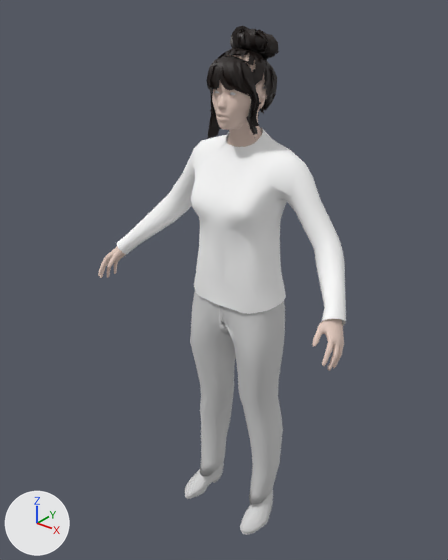
A saved change to the glTF model assets/people/mh/haruka.lod.glb.
The view is the same before and after, from a 50 mm camera at (1.122, -1.427, -8.063) aimed at (-0.056, 0.045, -8.976). Lighting does not change. The marker at lower left points along +X, +Y and +Z. The first picture is the older version. Vertices at exactly the same position are counted once.

Objects in the first picture: 'body', 'clothes:mindfront_knitted_sweater_02', 'clothes:toigo_ankle_boots_female', 'clothes:toigo_wool_pants', 'head', 'mh_hair:Hair_S_Updo'.
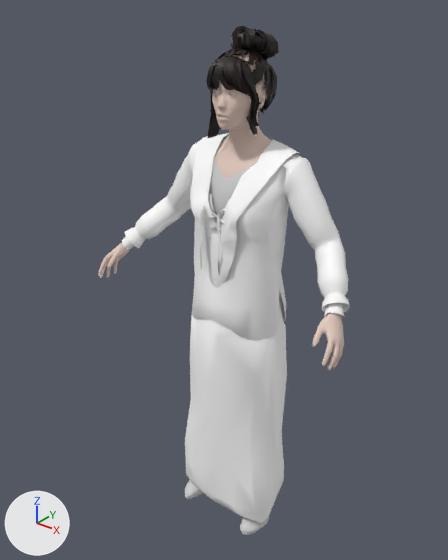
Pixel boxes [x1, y1, x2, y2] of what changed, in the pictures (448 x 560 px):
'clothes:mindfront_knitted_sweater_02', reshaped: before [117, 127, 346, 325]; after [125, 133, 350, 341]
'clothes:mindfront_f_dress_09', added: after [122, 149, 344, 522]
'clothes:toigo_wool_pants', deleted: before [190, 291, 285, 505]
'clothes:elvs_ruffle_sleeve_peasant_blouse_1', added: after [209, 136, 252, 227]
'clothes:toigo_ankle_boots_female', unchanged, covered by the edit: before [185, 462, 273, 534]; after [185, 480, 270, 534]

Diff of the bpy script that builds the scene:
```diff
--- a/assets/people/mh/haruka.lod.glb.py
+++ b/assets/people/mh/haruka.lod.glb.py
@@ mat_clothes_punkduck_lace_up_blouse @@
+mat_clothes_punkduck_lace_up_blouse = principled_material('clothes:punkduck_lace_up_blouse')
+mat_clothes_punkduck_lace_up_blouse.base_color = (1.0, 1.0, 1.0)  # white #ffffff
@@ mat_clothes_elvs_ruffle_sleeve_peasant_blouse_1 @@
+mat_clothes_elvs_ruffle_sleeve_peasant_blouse_1 = principled_material('clothes:elvs_ruffle_sleeve_peasant_blouse_1')
+mat_clothes_elvs_ruffle_sleeve_peasant_blouse_1.base_color = (0.64, 0.64, 0.64)  # light grey #d1d1d1
@@ me_clothes_mindfront_knitted_sweater_02 @@
 # used by ob_clothes_mindfront_knitted_sweater_02; location = (0.0, 0.0, 0.0)
-me_clothes_mindfront_knitted_sweater_02.from_pydata(...)  # 410 vertices, 757 faces; spans x -0.465..0.444, y -0.091..0.187, z -9.026..-8.47
-me_clothes_mindfront_knitted_sweater_02.materials.append(mat_clothes_mindfront_knitted_sweater_02)  # white #ffffff
+me_clothes_mindfront_knitted_sweater_02.from_pydata(...)  # 813 vertices, 1486 faces; spans x -0.455..0.435, y -0.085..0.187, z -9.113..-8.494
+# me_clothes_mindfront_knitted_sweater_02 part 1: 410 vertices removed from x -0.465..0.444, y -0.091..0.187, z -9.026..-8.47; 813 vertices added at x -0.455..0.435, y -0.085..0.187, z -9.113..-8.494
+me_clothes_mindfront_knitted_sweater_02.materials.append(mat_clothes_punkduck_lace_up_blouse)  # white #ffffff
@@ me_clothes_mindfront_f_dress_09 @@
+me_clothes_mindfront_f_dress_09.from_pydata(...)  # 585 vertices, 968 faces; spans x -0.454..0.434, y -0.097..0.216, z -9.873..-8.527
+me_clothes_mindfront_f_dress_09.materials.append(mat_clothes_mindfront_knitted_sweater_02)  # white #ffffff
@@ me_clothes_elvs_ruffle_sleeve_peasant_blouse_1 @@
+me_clothes_elvs_ruffle_sleeve_peasant_blouse_1.from_pydata(...)  # 264 vertices, 446 faces; spans x -0.171..0.168, y -0.038..0.173, z -9.033..-8.513
+me_clothes_elvs_ruffle_sleeve_peasant_blouse_1.materials.append(mat_clothes_elvs_ruffle_sleeve_peasant_blouse_1)  # light grey #d1d1d1
@@ ob_clothes_toigo_wool_pants @@
-ob_clothes_toigo_wool_pants = bpy.data.objects.new('clothes:toigo_wool_pants', me_clothes_toigo_wool_pants)
-ob_clothes_toigo_wool_pants.location = (0.0, 0.0, 0.0)
@@ ob_clothes_mindfront_f_dress_09 @@
+ob_clothes_mindfront_f_dress_09 = bpy.data.objects.new('clothes:mindfront_f_dress_09', me_clothes_mindfront_f_dress_09)
+ob_clothes_mindfront_f_dress_09.location = (0.0, 0.0, 0.0)
@@ ob_clothes_elvs_ruffle_sleeve_peasant_blouse_1 @@
+ob_clothes_elvs_ruffle_sleeve_peasant_blouse_1 = bpy.data.objects.new('clothes:elvs_ruffle_sleeve_peasant_blouse_1', me_clothes_elvs_ruffle_sleeve_peasant_blouse_1)
+ob_clothes_elvs_ruffle_sleeve_peasant_blouse_1.location = (0.0, 0.0, 0.0)
```
